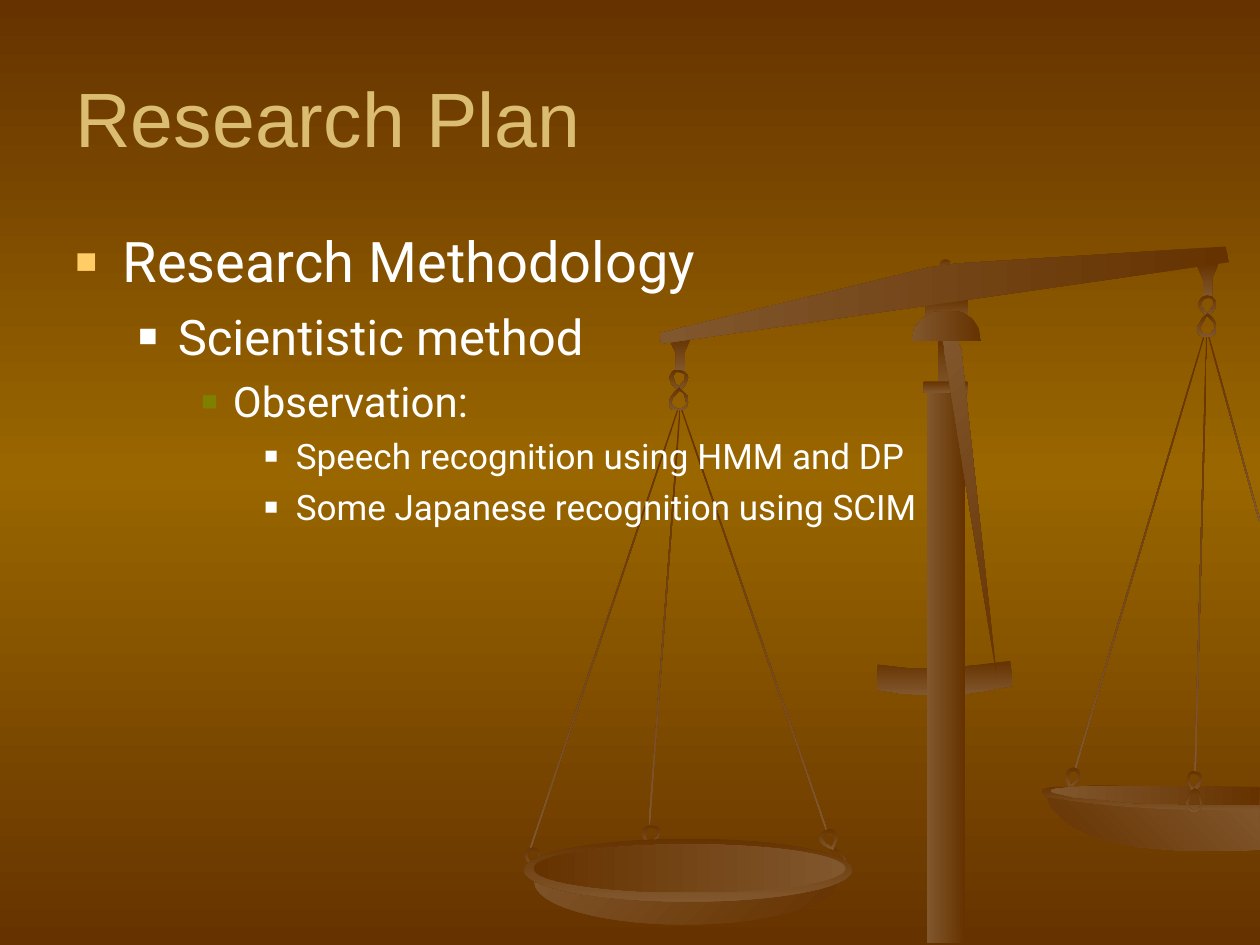
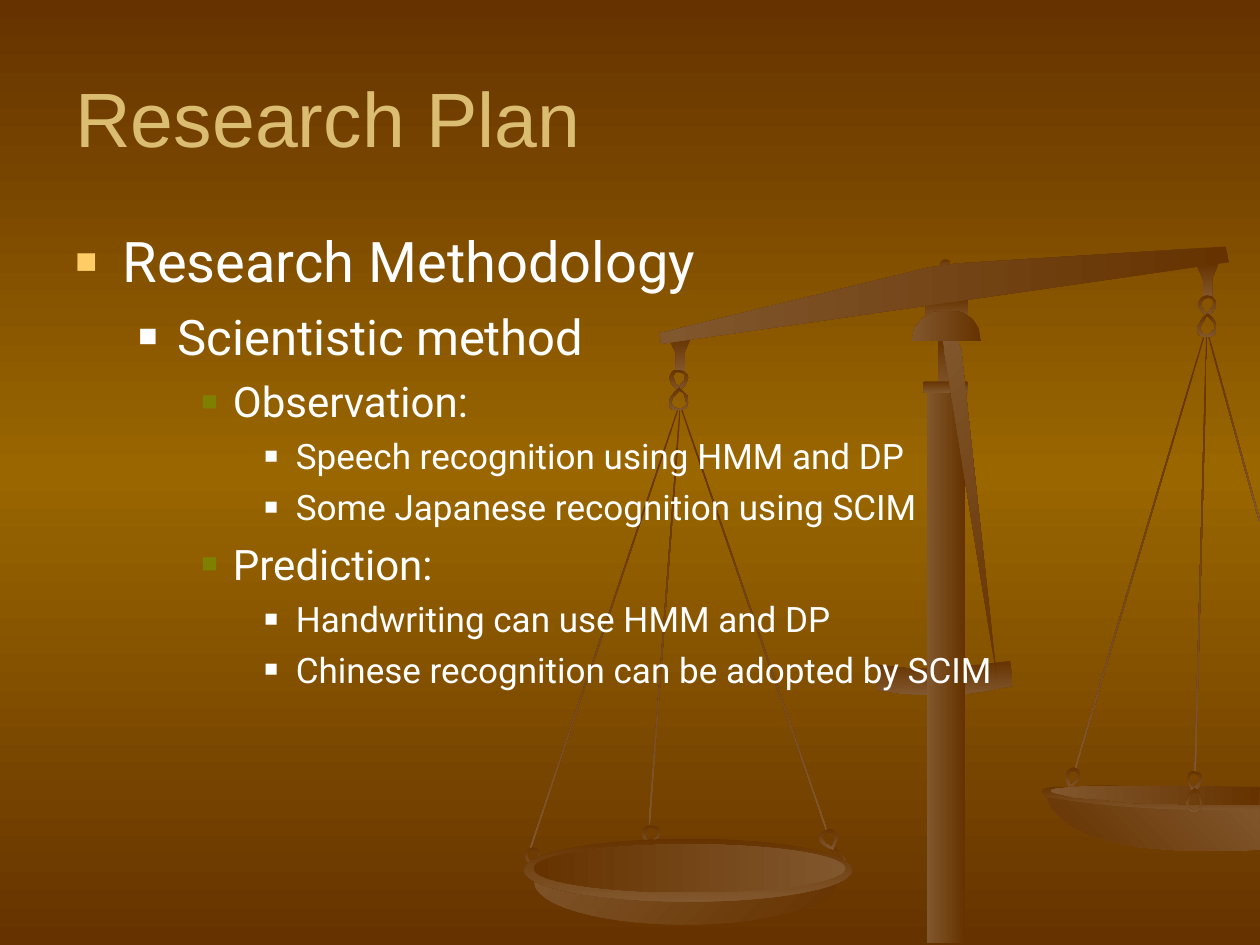
Before and after one commit to shaileshBhokare/honours, a slide deck: slide 11 of ITN100/Assignment/Presentation/presentation.ppt. Drawn at 1260x945 pixels with LibreOffice and Linux fonts; fonts in the diff are those of the drawing. Boxes give left, top, right and bottom in pixels: in the first picture for what was removed or moved away, otherwise in the second. Text is boxed around its words. In the diff, an @@ line names an element or a change of style, - is before the commit and + after.

```diff
--- a/ITN100/Assignment/Presentation/presentation.ppt
+++ b/ITN100/Assignment/Presentation/presentation.ppt
@@ text at (233, 548, 992, 691): paragraphs added @@
+    ■ Prediction:
+      ■ Handwriting can use HMM and DP
+      ■ Chinese recognition can be adopted by SCIM
```
Also in this commit, not shown: 2 other slides changed, 1 slide added, 1 slide removed.
